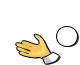
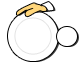
The second 80x65 image is a revision of the first. Changes to its layers:
removed group "можно взять" (4 layers) from group "курсор-коробка" over [16, 34, 59, 65]
removed layer "Слой 4" from group "можно взять" over [41, 55, 55, 65]
removed layer "Фигура 9" from group "можно взять" over [42, 52, 59, 64]
removed layer "Слой 3" from group "можно взять" over [17, 37, 55, 65]
removed layer "Фигура 8" from group "можно взять" over [16, 34, 51, 59]
added group "рука" with 4 layers in group "курсор-коробка" over [16, 2, 54, 17]
added layer "Фигура 6" in group "рука" over [30, 4, 46, 11]
added layer "Фигура 4" in group "рука" over [25, 4, 43, 17]
added layer "Фигура 5" in group "рука" over [16, 3, 47, 16]
added layer "Фигура 7" in group "рука" over [41, 2, 54, 11]
added layer "Фигура 12 (копия)" in group "курсор-коробка" over [15, 18, 51, 54]
removed layer "Слой 5" from group "курсор-коробка" over [7, 1, 61, 65]
added layer "Фигура 12" in group "курсор-коробка" over [8, 11, 59, 61]
